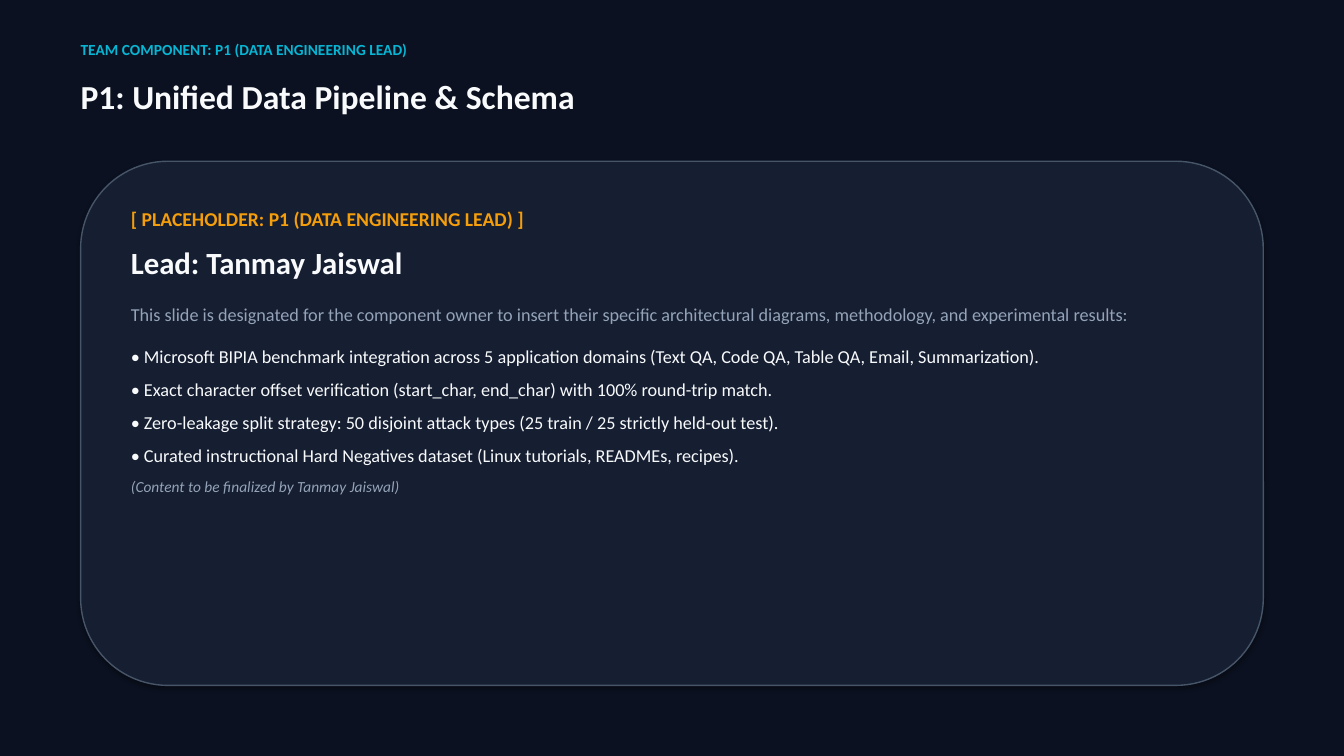
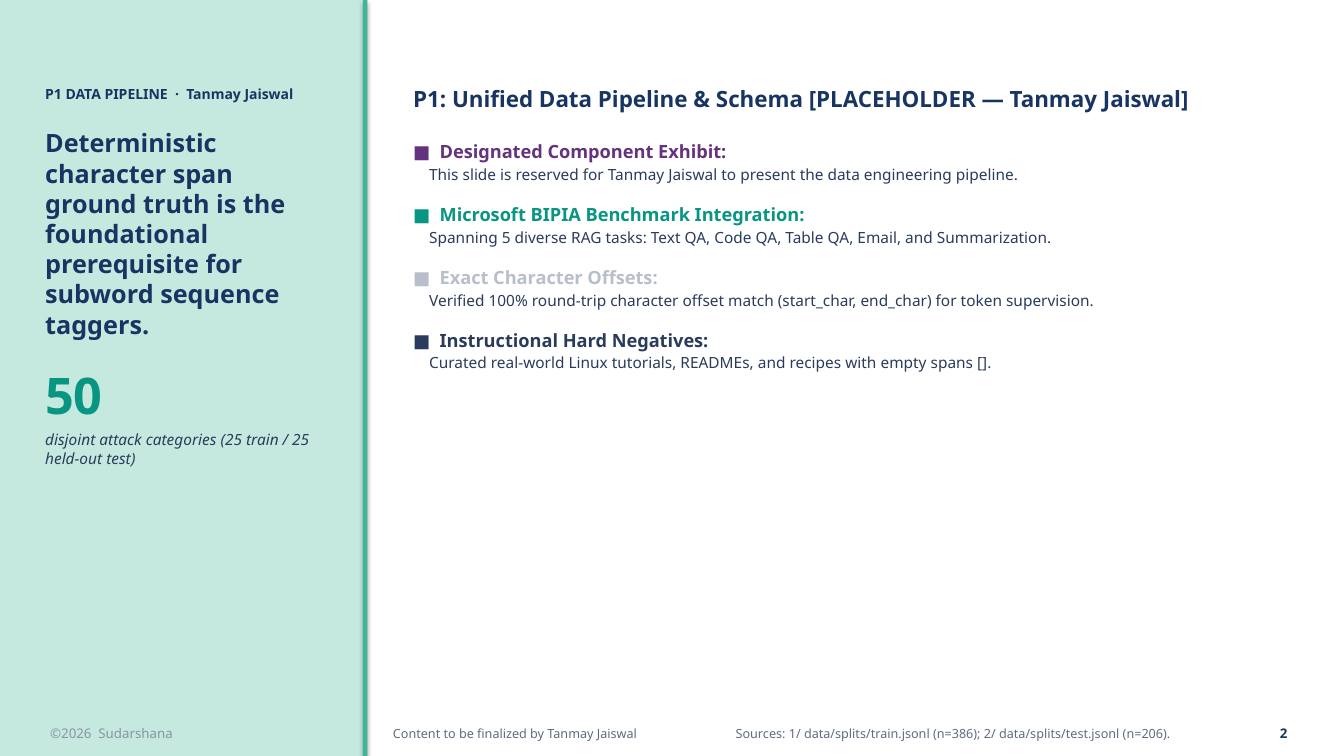
Before and after one commit to HarK-github/Sudarshana, a slide deck: slide 2 of reports/Sudarshana_Project_Presentation.pptx. Drawn at 1344x756 pixels with LibreOffice and Linux fonts; fonts in the diff are those of the drawing. Boxes give left, top, right and bottom in pixels: in the first picture for what was removed or moved away, otherwise in the second. Text is boxed around its words. In the diff, an @@ line names an element or a change of style, - is before the commit and + after.

```diff
--- a/reports/Sudarshana_Project_Presentation.pptx
+++ b/reports/Sudarshana_Project_Presentation.pptx
@@ background #0B1120 to #FFFFFF @@
@@ rectangle added at <box>0,0,363,756</box>, fill #C5E9DF @@
@@ rectangle added at <box>363,0,367,756</box>, fill #3FB59A @@
@@ text removed at <box>81,44,407,57</box> @@
-TEAM COMPONENT: P1 (DATA ENGINEERING LEAD)
@@ text added at <box>45,88,309,467</box>, 18 pt, text #173462, bold @@
+P1 DATA PIPELINE · Tanmay Jaiswal
+Deterministic character span ground truth is the foundational prerequisite for subword sequence taggers.
+50
+disjoint attack categories (25 train / 25 held-out test)
@@ text removed at <box>81,85,575,115</box> @@
-P1: Unified Data Pipeline & Schema
@@ text at <box>413,90,1189,372</box>: text changed; size 13 to 11 pt; font Calibri to Noto Sans; text colour #F8FAFC to #2A3B5C @@
-[ PLACEHOLDER: P1 (DATA ENGINEERING LEAD) ]
-Lead: Tanmay Jaiswal
-This slide is designated for the component owner to insert their specific architectural diagrams, methodology, and experimental results:
-• Microsoft BIPIA benchmark integration across 5 application domains (Text QA, Code QA, Table QA, Email, Summarization).
-• Exact character offset verification (start_char, end_char) with 100% round-trip match.
-• Zero-leakage split strategy: 50 disjoint attack types (25 train / 25 strictly held-out test).
-• Curated instructional Hard Negatives dataset (Linux tutorials, READMEs, recipes).
-(Content to be finalized by Tanmay Jaiswal)
+P1: Unified Data Pipeline & Schema [PLACEHOLDER — Tanmay Jaiswal]
+■ Designated Component Exhibit:
+This slide is reserved for Tanmay Jaiswal to present the data engineering pipeline.
+■ Microsoft BIPIA Benchmark Integration:
+Spanning 5 diverse RAG tasks: Text QA, Code QA, Table QA, Email, and Summarization.
+■ Exact Character Offsets:
+Verified 100% round-trip character offset match (start_char, end_char) for token supervision.
+■ Instructional Hard Negatives:
+Curated real-world Linux tutorials, READMEs, and recipes with empty spans [].
@@ rounded rectangle removed at <box>81,161,1263,686</box> @@
@@ text added at <box>50,728,172,738</box>, 9.5 pt, text #8A93A3 @@
+©2026 Sudarshana
@@ text added at <box>393,728,637,741</box>, 9 pt, text #5F6B80 @@
+Content to be finalized by Tanmay Jaiswal
@@ text added at <box>736,728,1171,741</box>, 9 pt, text #5F6B80 @@
+Sources: 1/ data/splits/train.jsonl (n=386); 2/ data/splits/test.jsonl (n=206).
@@ text added at <box>1280,728,1288,738</box>, 9.5 pt, text #173462, bold @@
+2
```
Also in this commit, not shown: 6 other slides changed, 3 slides added, 3 slides removed, 4 other files.
